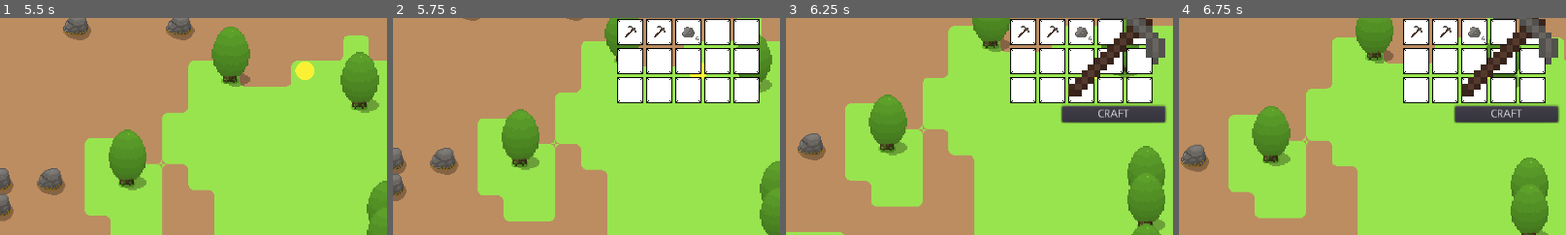
Above: before the commit, frames 1-4 (left to right).
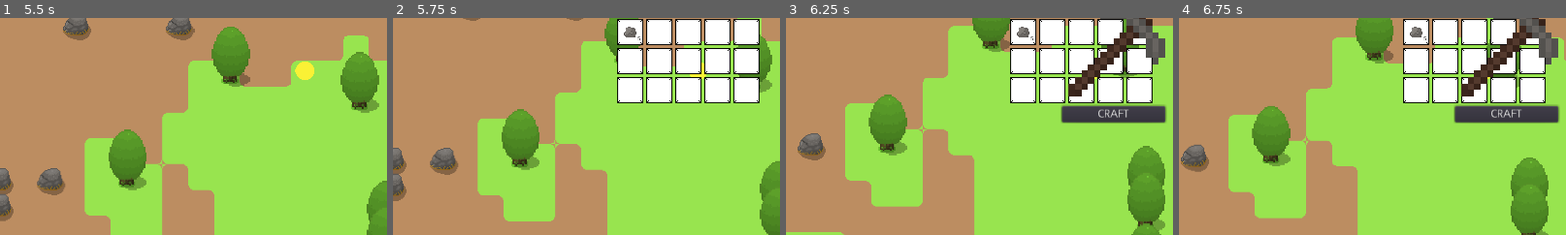
Above: after the commit, the same moments.

Repository: SkyMudder/GameW
Game: Godot game, scene res://Main.tscn
The game is run twice, just before and just after one commit, with the same random seed, the same clock (stepped at 60 frames per second) and the same inputs.
Inputs (mouse positions are % of the whole screen's width and height, from its top left):
- Up to frame 1 (5.5 s): tap Enter at 0.5, 3.5 s; move the mouse to (2, 36) at 0.52 s; hold W (up) 0.53-1.25 s; hold C (crafting) 0.53-1.25 s; click (2, 36) at 0.8 s; click (37, 34) at 1.27 s; click "CRAFT" at 2 s; tap Space at 2.75 s; move the mouse to (2, 48) at 2.77 s; hold W (up) 2.78-3.53 s; click (2, 48) at 2.85 s; tap C (crafting) at 3.05, 4.55 s; move the mouse to (5, 48) at 3.52 s; hold C (crafting) 3.53-4.28 s; hold A (left) 3.53-5.03 s; click (5, 48) at 3.8 s; move the mouse to (2, 6) at 4.27 s; tap Ctrl (ctrl) at 4.35 s; move the mouse to (3, 24) at 5.02 s; hold S (down) from 5.03 s (still down); click (3, 24) at 5.1 s
- Up to frame 2 (5.75 s): keep holding S (down); tap E (inventory) at 5.65 s
- Up to frame 3 (6.25 s): move the mouse to (8, 7) at 5.77 s; release S (down) at 5.78 s; hold D (right) from 5.78 s (still down); tap C (crafting) at 5.85 s
- Up to frame 4 (6.75 s): move the mouse to (4, 40) at 6.52 s; release D (right) at 6.53 s; hold W (up) from 6.53 s (still down); click (4, 40) at 6.6 s
The pictures show only the part of the screen within x 12-62%, y 40-90%; the shares and areas given below are measured in that part.

Frame 1 is identical in both runs. In frame 2, 0.3% of the frame differs, in the area x 59-79%, y 3-11%; in frame 3, 0.3%; in frame 4, 0.3%.

Commit message:
Crafting System is now working properly

Diff:
--- a/Crafting/CraftingContainer.gd
+++ b/Crafting/CraftingContainer.gd
@@ -7,26 +7,56 @@
 var items: Array = []
 var currentIndex: int
 
+
 func _ready() -> void:
 	var dir: String = "res://Items/"
 	$CraftingSection.connect("craft_clicked", self, "_on_craft_clicked")
-	for x in Directories.dir_contents(dir, ".tres"):
-		var tmpItem: Item = load(dir + x).duplicate()
-		if tmpItem is Tool:
-			items.push_back(tmpItem)
-	addItems()
+	for x in Data.dir_contents(dir, ".tres"):
+		var item: Item = load(x).duplicate()
+		if item is Tool:
+			items.push_back(item)
+	_addItems()
 
 func _on_craft_clicked() -> void:
 	if currentIndex != null:
-		player.inventory.addItem(items[currentIndex].duplicate())
+		var tmpItems: Array = (items[currentIndex].resources).duplicate()
+		for x in items[currentIndex].resources.size():
+			tmpItems[x].amount = items[currentIndex].resourceAmounts[x]
+		if _seekItem(tmpItems, player.inventory, 0):
+			player.inventory.addItem(items[currentIndex].duplicate())
 
 func _on_item_selected(index: int) -> void:
-	print("ASDAS")
 	currentIndex = index
 	$CraftingSection/VBoxContainer/Item.texture = items[index].texture
 
-func addItems() -> void:
+func _addItems() -> void:
 	for x in items.size():
 		craftingGrid.addSlot()
 		craftingGrid.get_child(x).get_node("Item").texture = items[x].texture
 		craftingGrid.get_child(x).connect("item_selected", self, "_on_item_selected")
+
+func _seekItem(seekItems: Array, inventory: Inventory, index: int) -> bool:
+	for x in range(index, inventory.items.size()):
+		if inventory.items[x] != null:
+			if inventory.items[x].name == seekItems[0].name:
+				if inventory.items[x].amount >= seekItems[0].amount:
+					var tmp: int = seekItems[0].amount
+					seekItems.pop_front()
+					if seekItems.size() == 0:
+						inventory.items[x].amount -= tmp
+						inventory.setItem(x, inventory.items[x])
+						return true
+					elif _seekItem(seekItems, inventory, 0):
+						inventory.items[x].amount -= tmp
+						inventory.setItem(x, inventory.items[x])
+						return true
+					else:
+						return false
+				else:
+					seekItems[0].amount -= inventory.items[x].amount
+					if _seekItem(seekItems, inventory, x + 1):
+						inventory.removeItem(x)
+						return true
+					else:
+						return false
+	return false
--- /dev/null
+++ b/Data.gd
@@ -0,0 +1,28 @@
+extends Node
+
+
+var items: Array = []
+
+func _ready() -> void:
+	getAllItems()
+
+func dir_contents(path: String, filter: String):
+	var dir = Directory.new()
+	var tmpItems: Array = []
+	if dir.open(path) == OK:
+		dir.list_dir_begin()
+		var file_name = dir.get_next()
+		while file_name != "":
+			if !dir.current_is_dir():
+				if filter in file_name:
+					tmpItems.push_back(path + file_name)
+			file_name = dir.get_next()
+		return tmpItems
+	else:
+		print("An error occurred when trying to access the path.")
+
+func getAllItems() -> void:
+	var dir: String = "res://Items/"
+	for x in dir_contents(dir, ".tres"):
+		var item: Item = load(x).duplicate()
+		items.push_back(item)
--- a/Directories.gd
+++ /dev/null
@@ -1,18 +0,0 @@
-extends Node
-
-func dir_contents(path: String, filter: String):
-	var dir = Directory.new()
-	var items: Array = []
-	if dir.open(path) == OK:
-		dir.list_dir_begin()
-		var file_name = dir.get_next()
-		while file_name != "":
-			if dir.current_is_dir():
-				print("Found directory: " + file_name)
-			else:
-				if filter in file_name:
-					items.push_back(file_name)
-			file_name = dir.get_next()
-		return items
-	else:
-		print("An error occurred when trying to access the path.")
--- a/Inventory/Inventory.gd
+++ b/Inventory/Inventory.gd
@@ -2,6 +2,7 @@
 
 
 signal items_changed(indexes)
+
 var items: Array = []
 
 var dragData
@@ -11,9 +12,10 @@
 		items.push_back(null)
 
 func setItem(index: int, item: Item) -> void:
-	items[index] = item
-	if item.amount < 1:
-		removeItem(items.find(item))
+	var tmp: Item = item.duplicate()
+	items[index] = tmp
+	if tmp.amount < 1:
+		removeItem(index)
 	emit_signal("items_changed", [index])
 
 func removeItem(index: int) -> void:
--- a/Items/Axe.tres
+++ b/Items/Axe.tres
@@ -1,7 +1,9 @@
-[gd_resource type="Resource" load_steps=3 format=2]
+[gd_resource type="Resource" load_steps=5 format=2]
 
 [ext_resource path="res://Tool.gd" type="Script" id=1]
 [ext_resource path="res://Items/Axe.png" type="Texture" id=2]
+[ext_resource path="res://Items/Stone.tres" type="Resource" id=3]
+[ext_resource path="res://Items/Wood.tres" type="Resource" id=4]
 
 [resource]
 script = ExtResource( 1 )
@@ -11,3 +13,5 @@
 amount = 1
 damageType = 0
 damage = 1.1
+resources = [ ExtResource( 4 ), ExtResource( 3 ) ]
+resourceAmounts = [ 3, 2 ]
--- a/Items/Pickaxe.tres
+++ b/Items/Pickaxe.tres
@@ -1,7 +1,9 @@
-[gd_resource type="Resource" load_steps=3 format=2]
+[gd_resource type="Resource" load_steps=5 format=2]
 
 [ext_resource path="res://Tool.gd" type="Script" id=1]
 [ext_resource path="res://Items/Pickaxe.png" type="Texture" id=2]
+[ext_resource path="res://Items/Stone.tres" type="Resource" id=3]
+[ext_resource path="res://Items/Wood.tres" type="Resource" id=4]
 
 [resource]
 script = ExtResource( 1 )
@@ -11,3 +13,5 @@
 amount = 1
 damageType = 1
 damage = 1.1
+resources = [ ExtResource( 4 ), ExtResource( 3 ) ]
+resourceAmounts = [ 3, 3 ]
--- a/Main.gd
+++ b/Main.gd
@@ -25,7 +25,7 @@
 	for x in range($Player.position.x / 320 - renderDistance, $Player.position.x / 320 + renderDistance):
 		for y in range($Player.position.y / 320 - renderDistance, $Player.position.y / 320 + renderDistance):
 			var key: String = str(x) + " " + str(y)
-			if !isChunkGenerated(key):
+			if !_isChunkGenerated(key):
 				chunks[key] = _generateChunk(x, y)
 			chunks[key].shouldRemove = false
 
@@ -48,7 +48,7 @@
 	chunk.generate(noise, noiseObj, x, y)
 	return chunk
 
-func isChunkGenerated(key: String) -> bool:
+func _isChunkGenerated(key: String) -> bool:
 	for x in chunks.keys():
 		if x == key:
 			return true
--- a/Main.tscn
+++ b/Main.tscn
@@ -71,8 +71,10 @@
 z_index = 1
 
 [node name="Inventory" parent="Player/UI" instance=ExtResource( 5 )]
+visible = false
 
 [node name="CraftingContainer" parent="Player/UI" instance=ExtResource( 6 )]
+visible = false
 anchor_left = 0.5
 anchor_top = 0.5
 anchor_right = 0.5
@@ -81,3 +83,6 @@
 margin_top = -100.0
 margin_right = 142.0
 margin_bottom = 100.0
+
+[node name="InventoryContainer" parent="Player/UI" instance=ExtResource( 5 )]
+visible = false
--- a/Player/Player.gd
+++ b/Player/Player.gd
@@ -10,9 +10,6 @@
 const ACCELERATION : int = 500
 const FRICTION : int = 500
 
-func _ready() -> void:
-	inventoryUI.visible = false
-	craftingUI.visible = false
 
 func _physics_process(delta):
 	var input_vector = Vector2.ZERO
--- a/Tool.gd
+++ b/Tool.gd
@@ -3,3 +3,5 @@
 
 export(int) var damageType
 export(float) var damage
+export(Array) var resources
+export(Array) var resourceAmounts
--- a/WorldObjects/Rock.gd
+++ b/WorldObjects/Rock.gd
@@ -7,4 +7,4 @@
 	level = 0
 	drop = preload("res://Items/Stone.tres").duplicate()
 	amountLow = 3
-	amountHigh = 6
+	amountHigh = 5
--- a/WorldObjects/Tree.gd
+++ b/WorldObjects/Tree.gd
@@ -7,4 +7,4 @@
 	level = 0
 	drop = preload("res://Items/Wood.tres").duplicate()
 	amountLow = 3
-	amountHigh = 6
+	amountHigh = 5
--- a/project.godot
+++ b/project.godot
@@ -44,7 +44,7 @@
 
 [autoload]
 
-Directories="*res://Directories.gd"
+Data="*res://Data.gd"
 
 [display]
 
